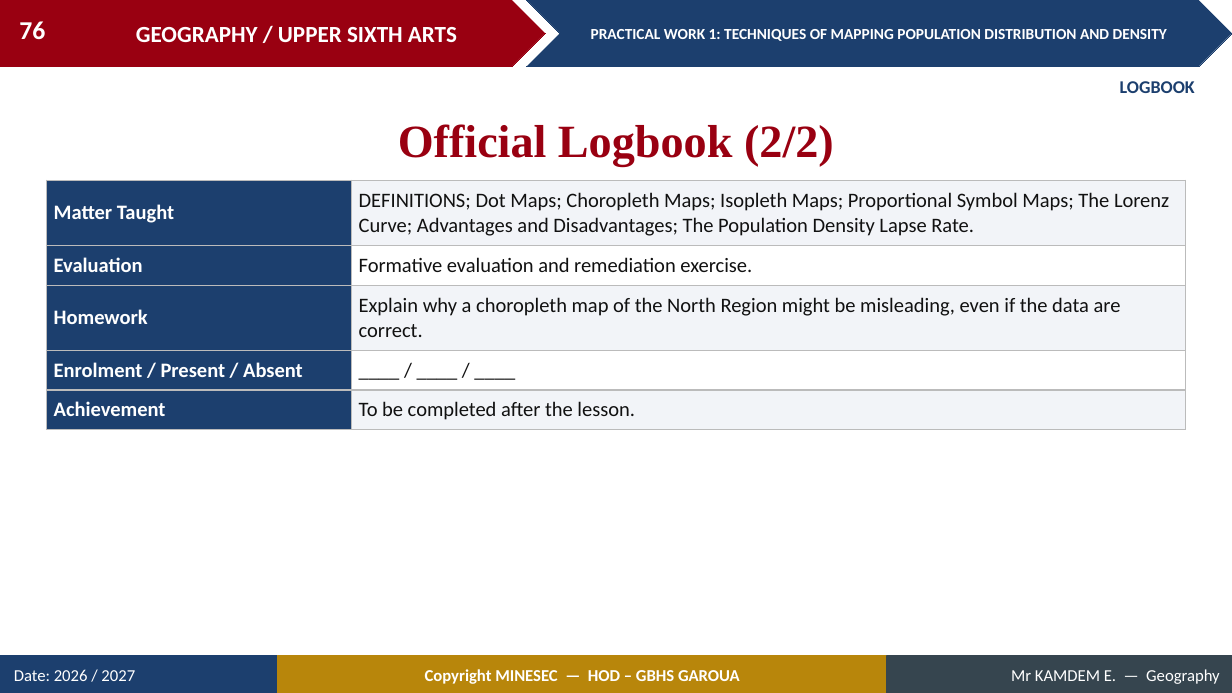
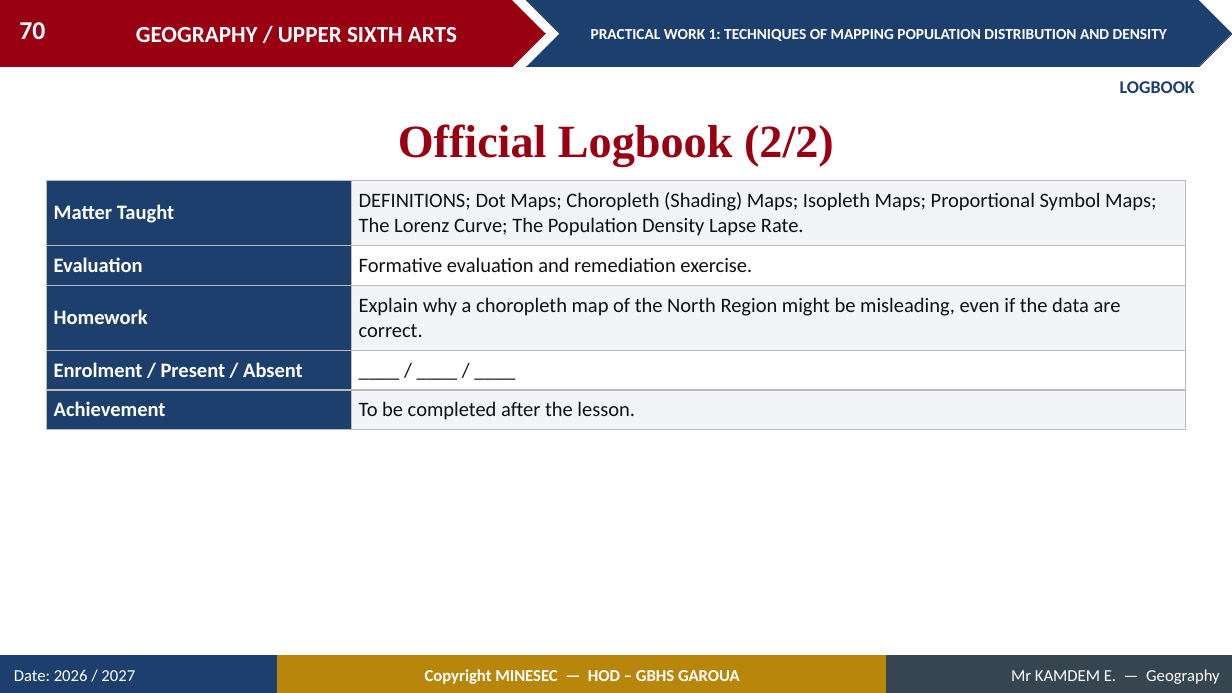
Before and after one commit to Berthautk/linea-github, a slide deck: slide 70 of lecons/USA/Population Geography/03_USA_POP_PW01_Techniques_of_Mapping_Population_Distribution_and_Density.pptx (slide 76 before the commit). Drawn at 1232x693 pixels with LibreOffice and Linux fonts; fonts in the diff are those of the drawing. Boxes give left, top, right and bottom in pixels: in the first picture for what was removed or moved away, otherwise in the second. Text is boxed around its words. In the diff, an @@ line names an element or a change of style, - is before the commit and + after.

```diff
--- a/lecons/USA/Population Geography/03_USA_POP_PW01_Techniques_of_Mapping_Population_Distribution_and_Density.pptx
+++ b/lecons/USA/Population Geography/03_USA_POP_PW01_Techniques_of_Mapping_Population_Distribution_and_Density.pptx
@@ page number at [19,22,45,39]: text changed @@
-76
+70
@@ table at [46,180,1186,424] @@
-row 1, column 2: DEFINITIONS; Dot Maps; Choropleth Maps; Isopleth Maps; Proportional Symbol Maps; The Lorenz Curve; Advantages and Disadvantages; The Population Density Lapse Rate.
+row 1, column 2: DEFINITIONS; Dot Maps; Choropleth (Shading) Maps; Isopleth Maps; Proportional Symbol Maps; The Lorenz Curve; The Population Density Lapse Rate.
```
Also in this commit, not shown: 29 other slides changed, 2 slides added, 8 slides removed, 3 other files.
